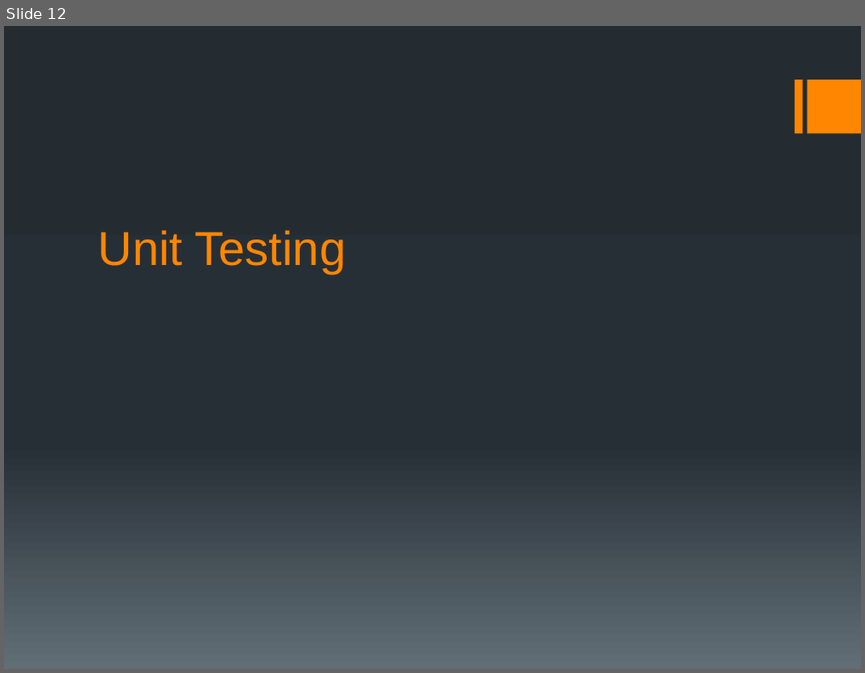
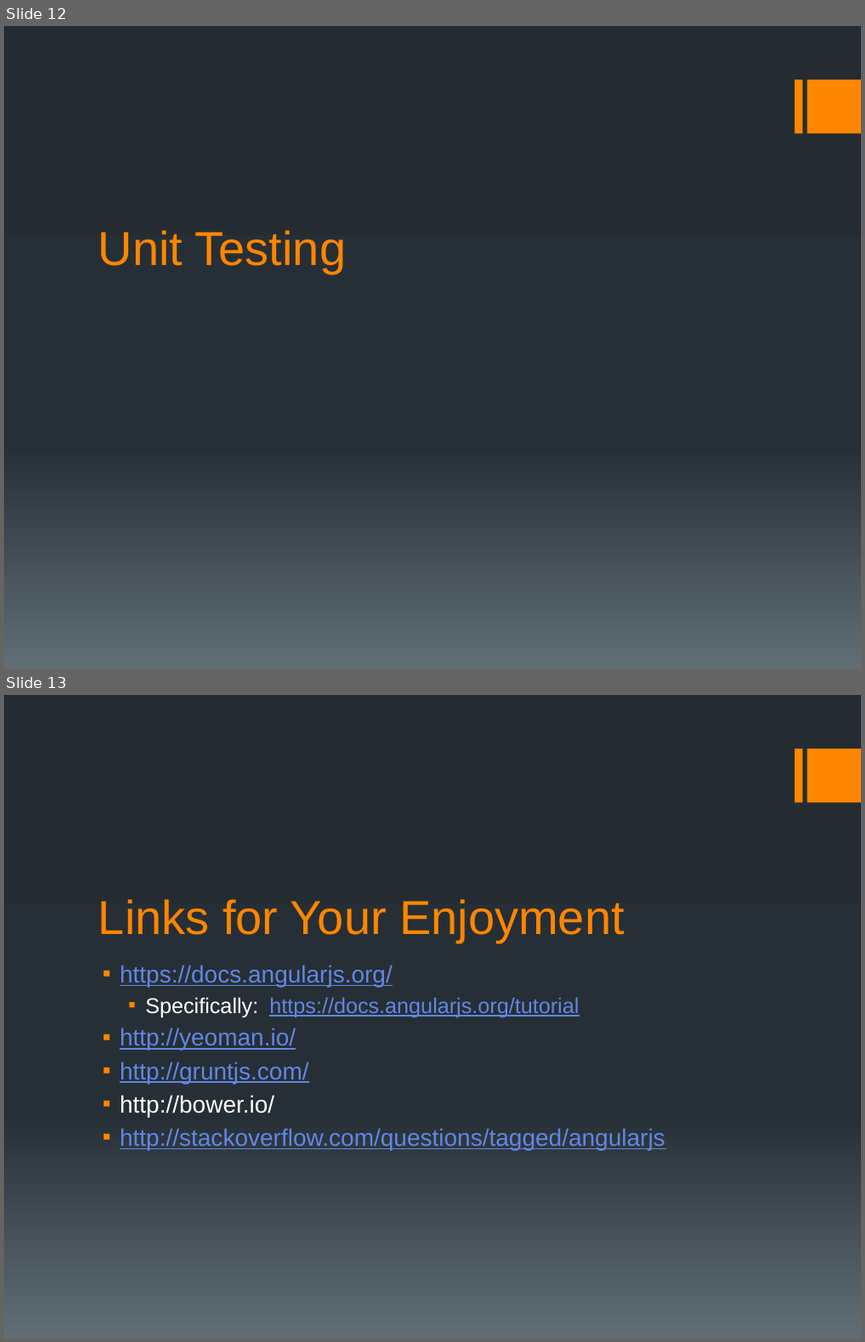
Before and after one commit to motobreath/angular_presentation, a slide deck: angular presentation.pptx. Shown one above the other, each under a label of ours: slide 12 before the commit, slides 12 and 13 after it. The pictures are 865x673 and 865x1342 pixels, drawn with LibreOffice and Linux fonts; fonts in the diff are those of the drawing. Boxes give left, top, right and bottom in pixels: in the first picture for what was removed or moved away, otherwise in the second. Text is boxed around its words. In the diff, an @@ line names an element or a change of style, - is before the commit and + after.

```diff
--- a/angular presentation.pptx
+++ b/angular presentation.pptx
@@ slide 13 added at <box>4,695,861,1338</box>, background gradient #242C33 to #273037 to #636D76; not listed: 2 template elements that a slide beside it also shows @@
@@ title added at <box>98,899,624,942</box>, 40 pt, text #FF8600 @@
+Links for Your Enjoyment
@@ text added at <box>120,964,665,1150</box>, 20 pt, text #6187E3, underline @@
+▪ https://docs.angularjs.org/
+  ▪ Specifically: https://docs.angularjs.org/tutorial
+▪ http://yeoman.io/
+▪ http://gruntjs.com/
+▪ http://bower.io/
+▪ http://stackoverflow.com/questions/tagged/angularjs
```
Also in this commit, not shown: 12 other files.
